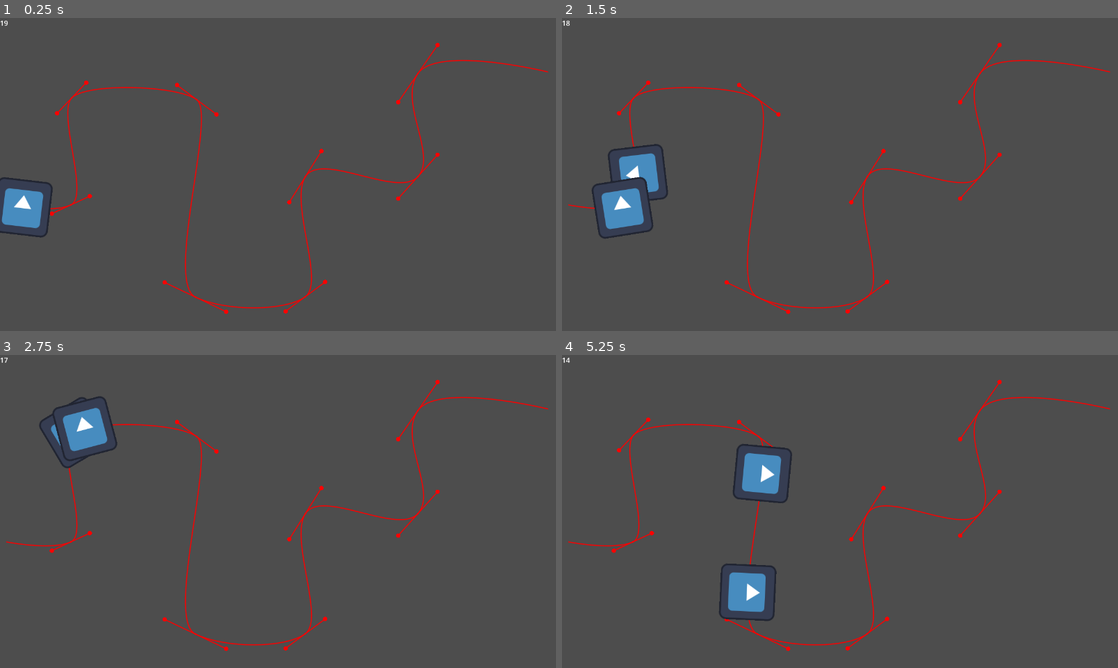
Above: before the commit, frames 1-4 (two rows, left to right).
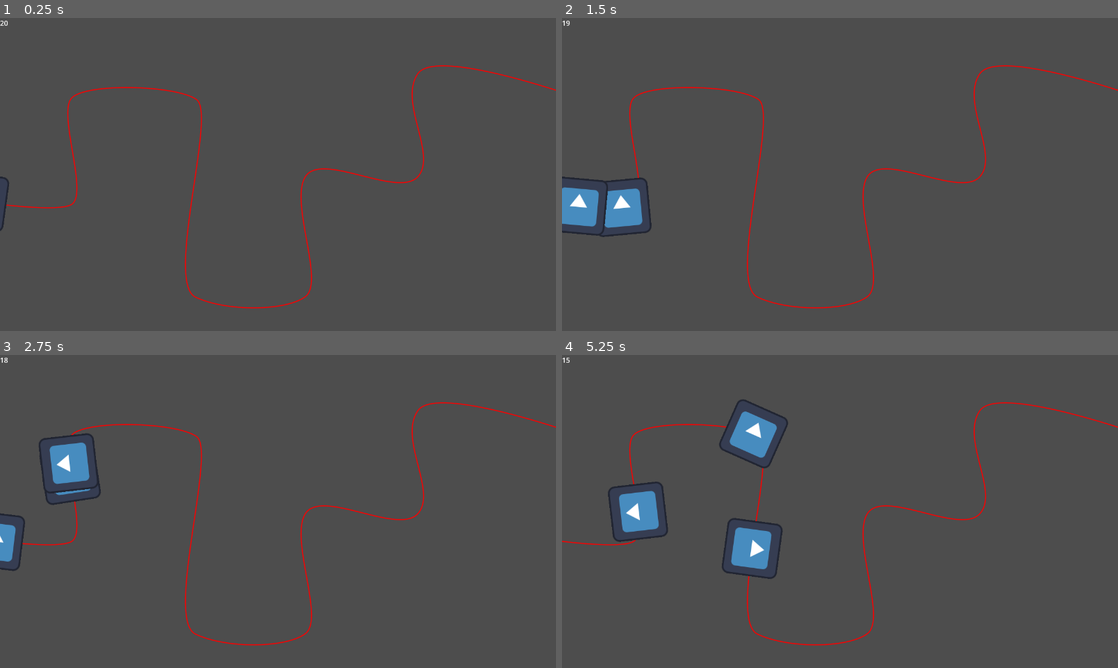
Above: after the commit, the same moments.

Repository: Galitie/20-sec-game-jam
Game: Godot game, scene res://Prototype/main.tscn
Two runs of this game, one before a commit and one after it. Both use one fixed random seed, a clock stepped at 60 frames per second and the inputs below. The engine's default icon, where the game draws it, is replaced by a stand-in: a white triangle on a blue panel in a dark square.
Inputs:
- Up to frame 1 (0.25 s): no input
- Up to frame 2 (1.5 s): no input
- Up to frame 3 (2.75 s): no input
- Up to frame 4 (5.25 s): no input

The runs differ from the first frame. In frame 1, 1.7% of the frame differs, in the area x 0-100%, y 0-95%; in frame 2, 2.5%; in frame 3, 3.3%; in frame 4, 5.8%.

Commit message:
game timer ends

Diff:
--- a/Prototype/EnemyPath.gd
+++ b/Prototype/EnemyPath.gd
@@ -4,16 +4,18 @@
 var idx = 0
 var c = Color.RED
 
+# Visually show/draw the path enemies will walk on during runtime
+# Optionally show the points and handles by uncommenting the code in line 11-20
 func _draw():
 	draw_polyline(path.curve.get_baked_points(), c, 1, true)
-	for p in path.curve.get_point_count():
-		if p != 0 and p != path.curve.get_point_count() - 1:
-			draw_circle(path.curve.get_point_position(p), 2, c)
-			draw_circle(path.curve.get_point_position(p) - path.curve.get_point_in(p) * -1, 5, c)
-			draw_circle(path.curve.get_point_position(p) - path.curve.get_point_out(p) * -1, 5, c)
-			var a = path.curve.get_point_position(p) - path.curve.get_point_in(p) * -1
-			var b = path.curve.get_point_position(p) - path.curve.get_point_out(p) * -1
-			var cp = path.curve.get_point_position(p)
-			draw_polyline(PackedVector2Array([a, cp]), c, 1, true)
-			draw_polyline(PackedVector2Array([b, cp]), c, 1, true)
+#	for p in path.curve.get_point_count():
+#		if p != 0 and p != path.curve.get_point_count() - 1:
+#			draw_circle(path.curve.get_point_position(p), 2, c)
+#			draw_circle(path.curve.get_point_position(p) - path.curve.get_point_in(p) * -1, 5, c)
+#			draw_circle(path.curve.get_point_position(p) - path.curve.get_point_out(p) * -1, 5, c)
+#			var a = path.curve.get_point_position(p) - path.curve.get_point_in(p) * -1
+#			var b = path.curve.get_point_position(p) - path.curve.get_point_out(p) * -1
+#			var cp = path.curve.get_point_position(p)
+#			draw_polyline(PackedVector2Array([a, cp]), c, 1, true)
+#			draw_polyline(PackedVector2Array([b, cp]), c, 1, true)
 	queue_redraw()
--- a/Prototype/SecondsTimer.gd
+++ b/Prototype/SecondsTimer.gd
@@ -1,14 +1,17 @@
 extends Label
 
-var time: float = 20.0
+# Set to 21 seconds because the timer doesn't appear for a whole second while loading!
+var time: float = 21.0
 var seconds: int = 0
 
 func _process(delta) -> void:
 	time -= delta
 	seconds = fmod(time, 60)
-	if time <= 0:
-		self.queue_free()
-	self.text = "%02d" % seconds
+	if time < 1:
+		text = "Time's up!"
+		stop()
+	else:
+		text = "%02d" % seconds
 
 func stop() -> void:
 	set_process(false)
--- a/Prototype/main.gd
+++ b/Prototype/main.gd
@@ -3,9 +3,11 @@
 var sec_between_enemies: float = 1
 # enemies are objects, add a object to the array below to add more enemies
 # enemies have a default health of 3 and a default speed of 150
+# they will spawn in order from the start of the array to the end
 var enemies = [
 	{"hp": 3, "speed": 150},
 	{"hp": 3, "speed": 250},
+	{"hp": 3, "speed": 100},
 	]
 
 
--- a/Prototype/main.tscn
+++ b/Prototype/main.tscn
@@ -6,7 +6,7 @@
 
 [sub_resource type="Curve2D" id="Curve2D_l10r2"]
 _data = {
-"points": PackedVector2Array(0, 0, 0, 0, 15, 430, -43.7266, 20.1815, 43.7266, -20.1815, 163, 430, -33.6358, 35.3176, 33.6358, -35.3176, 165, 184, -45.4084, -33.6358, 45.4084, 33.6358, 453, 188, -70.6352, -33.6358, 70.6352, 33.6358, 450, 642, -45.4084, 33.6358, 45.4084, -33.6358, 703, 641, -36.9994, 58.8627, 36.9994, -58.8627, 703, 365, -45.4084, 50.4537, 45.4084, -50.4537, 962, 365, -45.4084, 65.5899, 45.4084, -65.5899, 962, 128, 0, 0, 0, 0, 1261, 124)
+"points": PackedVector2Array(0, 0, 0, 0, -86, 417, -43.7266, 20.1815, 43.7266, -20.1815, 163, 430, -33.6358, 35.3176, 33.6358, -35.3176, 165, 184, -45.4084, -33.6358, 45.4084, 33.6358, 453, 188, -70.6352, -33.6358, 70.6352, 33.6358, 450, 642, -45.4084, 33.6358, 45.4084, -33.6358, 703, 641, -36.9994, 58.8627, 36.9994, -58.8627, 703, 365, -45.4084, 50.4537, 45.4084, -50.4537, 962, 365, -45.4084, 65.5899, 45.4084, -65.5899, 962, 128, 0, 0, 0, 0, 1374, 198)
 }
 point_count = 10
 
--- a/Scenes/Enemies/EnemyLogic.gd
+++ b/Scenes/Enemies/EnemyLogic.gd
@@ -4,6 +4,10 @@
 @export var enemy_health: int = 3
 @export var enemy_speed: int = 150
 
+func _process(delta):
+	pass
+	# if enemy_health <= 0:
+	# die
 
 func _physics_process(delta):
 	move(delta)
